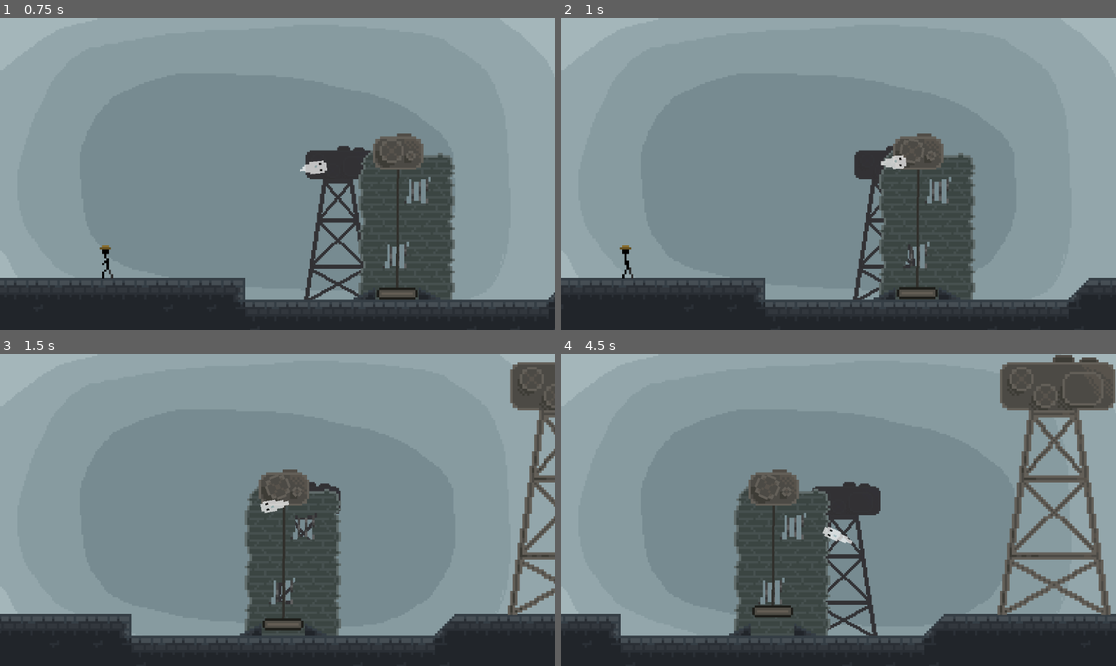
Above: before the commit, frames 1-4 (two rows, left to right).
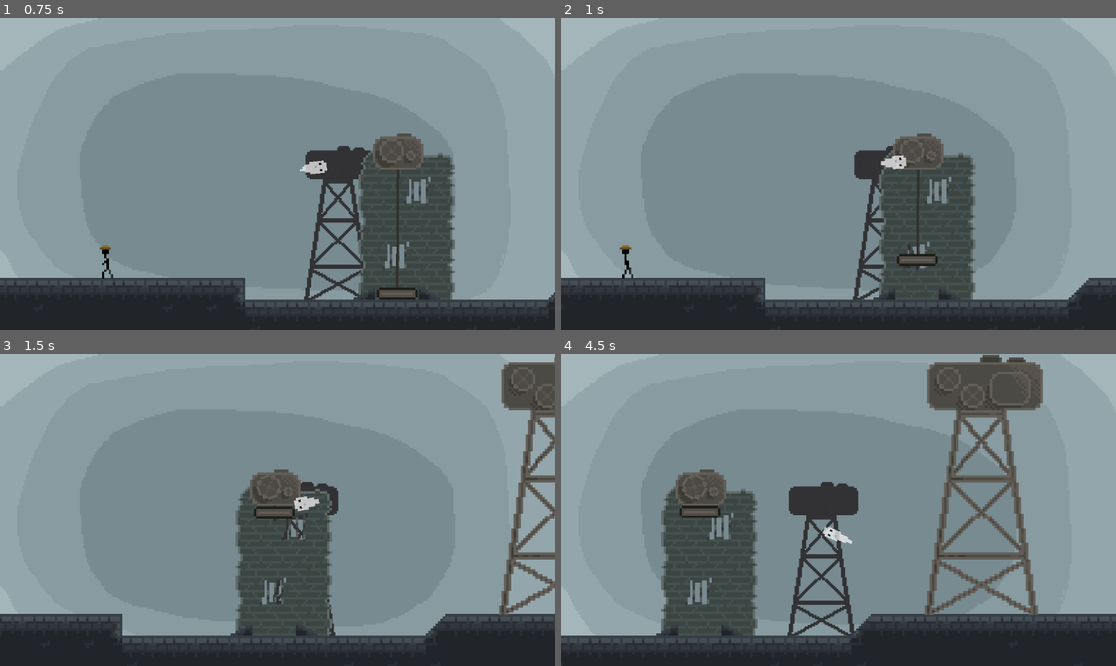
Above: after the commit, the same moments.

Repository: thbop/Spectre
Game: Godot game, scene res://Assets/Scene.tscn
Two runs of this game, one before a commit and one after it. Both use one fixed random seed, a clock stepped at 60 frames per second and the inputs below.
Inputs (mouse positions are in pixels of both pictures, inside the frame that each line leads up to):
- Up to frame 1 (0.75 s): move the mouse to (399, 158) at 0.52 s
- Up to frame 2 (1 s): no input
- Up to frame 3 (1.5 s): move the mouse to (166, 525) at 1.27 s
- Up to frame 4 (4.5 s): move the mouse to (894, 441) at 2.02 s; move the mouse to (810, 572) at 2.77 s; move the mouse to (1005, 556) at 3.52 s; move the mouse to (672, 463) at 4.27 s

Frame 1 is identical in both runs. In frame 2, 0.4% of the frame differs, in the area x 60-68%, y 75-91%; in frame 3, 6.7%; in frame 4, 28%, in the area x 0-100%, y 0-94%.

Commit message:
Boy the controls aren't working right...

Diff:
--- a/Assets/Jeff.tscn
+++ b/Assets/Jeff.tscn
@@ -4,9 +4,8 @@
 [ext_resource type="Texture2D" uid="uid://w74mu6l1miyq" path="res://Assets/Graphics/Jeff/idle.png" id="2_bi0pu"]
 [ext_resource type="Texture2D" uid="uid://bnw8p4h1p7kcv" path="res://Assets/Graphics/Jeff/walk.png" id="3_0a1l0"]
 
-[sub_resource type="CapsuleShape2D" id="CapsuleShape2D_1cfi7"]
-radius = 3.5
-height = 26.0
+[sub_resource type="RectangleShape2D" id="RectangleShape2D_5fmtk"]
+size = Vector2(4, 26)
 
 [sub_resource type="AtlasTexture" id="AtlasTexture_3ldma"]
 atlas = ExtResource("2_bi0pu")
@@ -118,8 +117,7 @@
 script = ExtResource("1_0q5bj")
 
 [node name="Shape" type="CollisionShape2D" parent="."]
-position = Vector2(1, 0)
-shape = SubResource("CapsuleShape2D_1cfi7")
+shape = SubResource("RectangleShape2D_5fmtk")
 
 [node name="Animator" type="AnimatedSprite2D" parent="."]
 position = Vector2(0.666667, 0.333333)
--- a/Assets/Scripts/Machines/Elevator.gd
+++ b/Assets/Scripts/Machines/Elevator.gd
@@ -7,14 +7,11 @@
 const UPSPEED: int = -1400
 
 func _process(delta: float) -> void:
-	#Rope.points[0] = get_global_mouse_position()
-
-
 	if not (Floor.is_on_floor() and Puller.pulling ):
 		Floor.velocity.y += gravity * delta
 
 	if Puller.pulling:
-		Floor.velocity.y = UPSPEED * delta
+		Floor.velocity.y = UPSPEED
 
 	Floor.move_and_slide()
 
